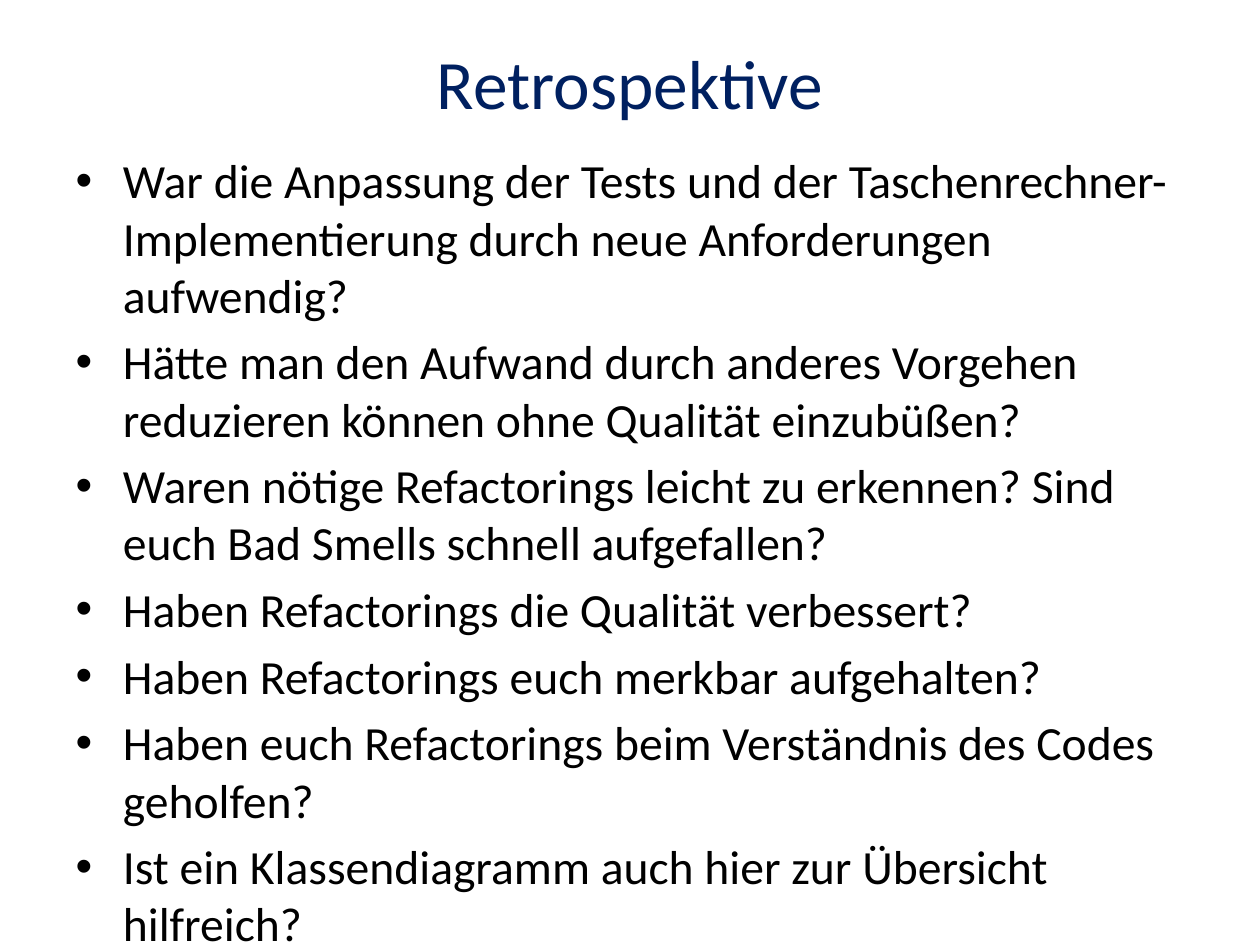
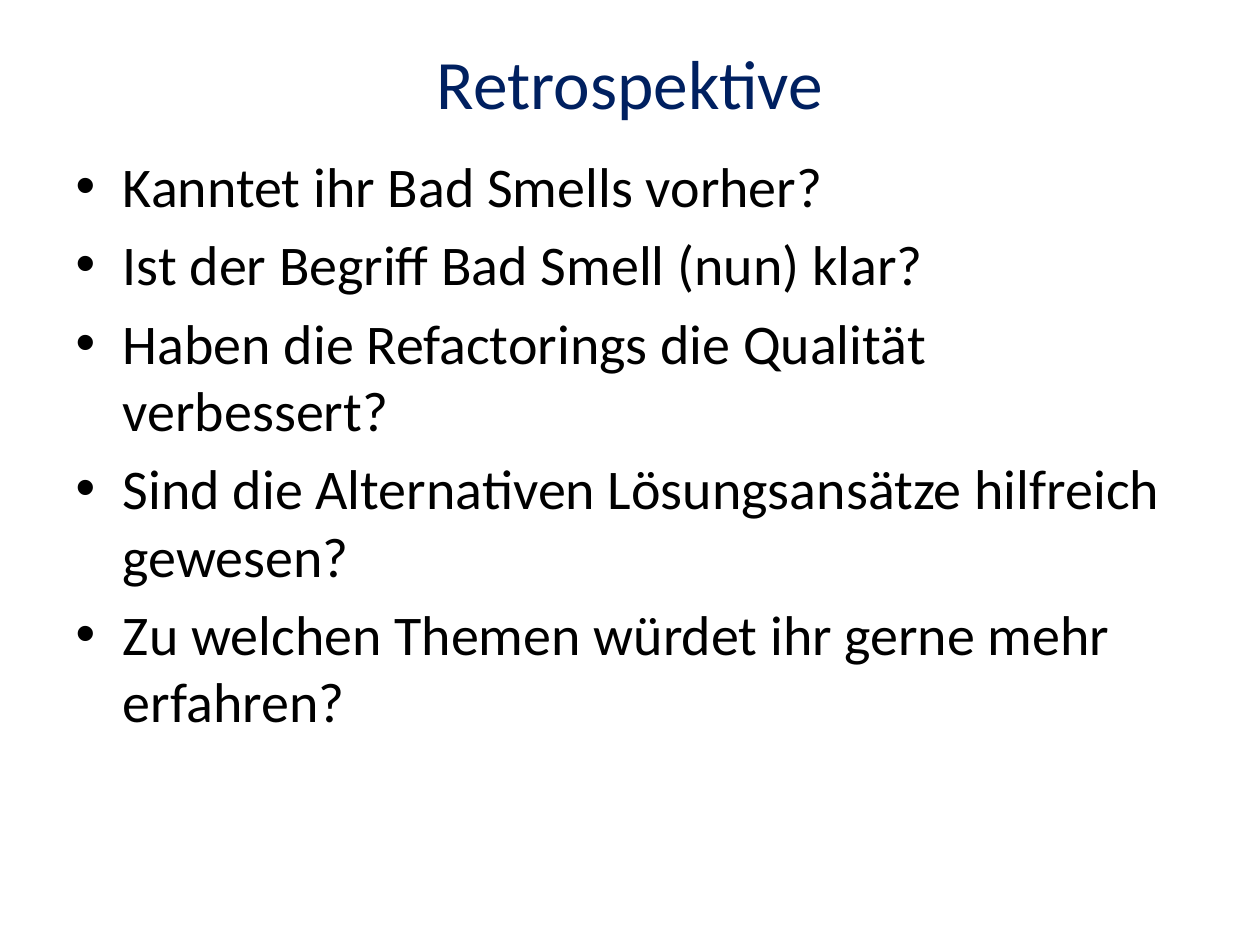
Before and after one commit to trav010/CodingDojoDPA, a slide deck: slide 12 of StringCalculator/doc/Coding-Dojo-2015-02-18.pptx (slide 11 before the commit). Drawn at 1260x945 pixels with LibreOffice and Linux fonts; fonts in the diff are those of the drawing. Boxes give left, top, right and bottom in pixels: in the first picture for what was removed or moved away, otherwise in the second. Text is boxed around its words. In the diff, an @@ line names an element or a change of style, - is before the commit and + after.

Commit message:
added more slides

```diff
--- a/StringCalculator/doc/Coding-Dojo-2015-02-18.pptx
+++ b/StringCalculator/doc/Coding-Dojo-2015-02-18.pptx
@@ text at box(123, 168, 1159, 723): text changed; size 27.2 to 32 pt @@
-• War die Anpassung der Tests und der Taschenrechner-Implementierung durch neue Anforderungen aufwendig?
-• Hätte man den Aufwand durch anderes Vorgehen reduzieren können ohne Qualität einzubüßen?
-• Waren nötige Refactorings leicht zu erkennen? Sind euch Bad Smells schnell aufgefallen?
-• Haben Refactorings die Qualität verbessert?
-• Haben Refactorings euch merkbar aufgehalten?
-• Haben euch Refactorings beim Verständnis des Codes geholfen?
-• Ist ein Klassendiagramm auch hier zur Übersicht hilfreich?
+• Kanntet ihr Bad Smells vorher?
+• Ist der Begriff Bad Smell (nun) klar?
+• Haben die Refactorings die Qualität verbessert?
+• Sind die Alternativen Lösungsansätze hilfreich gewesen?
+• Zu welchen Themen würdet ihr gerne mehr erfahren?
```
Also in this commit, not shown: 6 other slides changed, 2 slides added.
